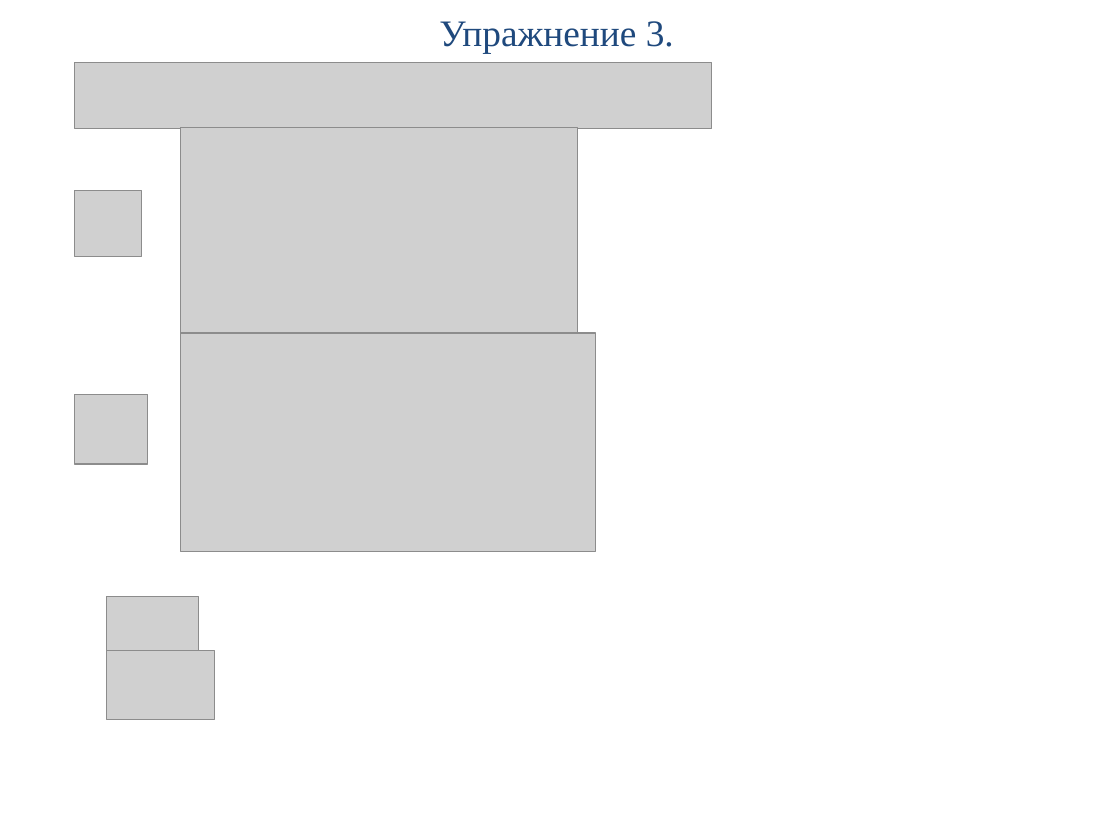
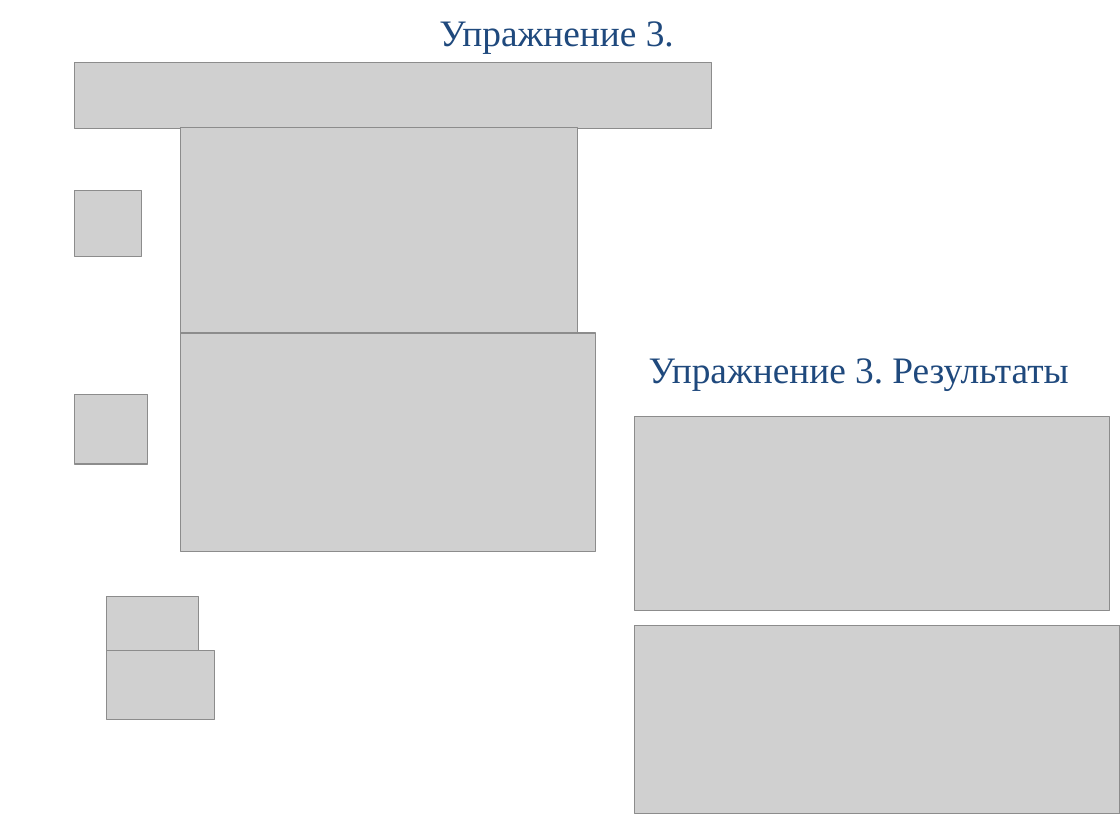
Before and after one commit to PPPoE15/MASTER, a slide deck: slide 12 of 2_sem/ISU/practice/ИСУ_практ_2.pptx (slide 16 before the commit). Drawn at 1120x840 pixels with LibreOffice and Linux fonts; fonts in the diff are those of the drawing; grey boxes stand for pictures. Boxes give left, top, right and bottom in pixels: in the first picture for what was removed or moved away, otherwise in the second. Text is boxed around its words. In the diff, an @@ line names an element or a change of style, - is before the commit and + after.

```diff
--- a/2_sem/ISU/practice/ИСУ_практ_2.pptx
+++ b/2_sem/ISU/practice/ИСУ_практ_2.pptx
@@ text added at bbox=[649, 358, 1068, 390], 24 pt, text #1F497D @@
+Упражнение 3. Результаты
@@ picture added at bbox=[635, 417, 1109, 610] @@
@@ picture added at bbox=[635, 625, 1120, 813] @@
```
Also in this commit, not shown: 6 other slides changed, 9 slides removed, 8 other files.
